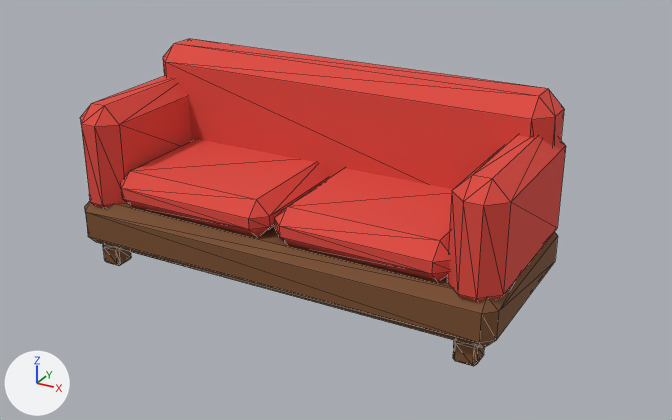
The glTF model Models/cinema_lobby/lobby_sofa.glb as it was, and as the next commit left it.
One viewpoint serves both versions: a 50 mm camera at (1.55, -2.65, 1.6) aimed at (0.09, 0.01, 0.28). Lighting does not change. The marker at lower left points along +X, +Y and +Z. The first picture is the older version. Mesh edges are drawn as thin lines. Vertices at exactly the same position are counted once.

Objects in the first picture: 'lobby_sofa'.
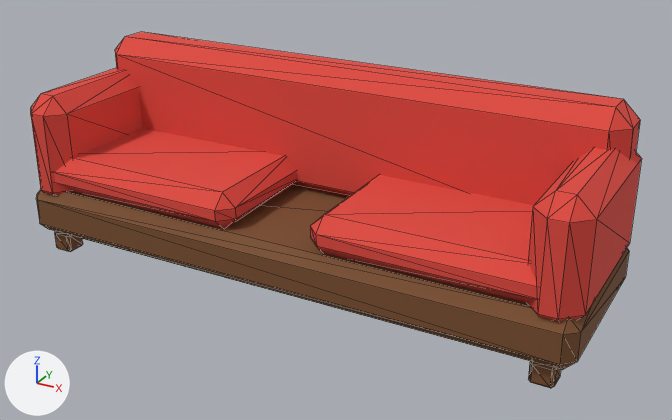
Changed parts and their boxes (x1, y1, x2, y2) in the pictures (672 x 420 px; the box of a moved part takes in the faces that stretch with it):
'lobby_sofa', reshaped (26% wider, 9% taller)
    before: (80, 39, 566, 366)
    after: (31, 32, 642, 388)
part 1 of me_lobby_sofa, moved or reshaped
    before: (103, 245, 131, 266)
    after: (55, 231, 83, 252)
part 2 of me_lobby_sofa, moved or reshaped
    before: (453, 340, 484, 366)
    after: (528, 361, 561, 388)
part 3 of me_lobby_sofa, moved or reshaped
    before: (85, 201, 558, 348)
    after: (36, 185, 629, 370)
part 4 of me_lobby_sofa, moved or reshaped
    before: (80, 76, 191, 208)
    after: (31, 68, 142, 195)
part 5 of me_lobby_sofa, moved or reshaped
    before: (447, 135, 566, 301)
    after: (527, 148, 642, 322)
part 6 of me_lobby_sofa, moved or reshaped (not visible afterwards)
    before: (121, 173, 129, 197)
part 7 of me_lobby_sofa, moved or reshaped
    before: (163, 44, 174, 76)
    after: (115, 37, 125, 69)
part 8 of me_lobby_sofa, moved or reshaped
    before: (122, 139, 328, 236)
    after: (54, 128, 296, 228)
part 9 of me_lobby_sofa, moved or reshaped
    before: (275, 207, 287, 237)
    after: (310, 216, 323, 245)
part 10 of me_lobby_sofa, moved or reshaped
    before: (165, 63, 426, 184)
    after: (116, 55, 461, 197)
part 11 of me_lobby_sofa, moved or reshaped
    before: (165, 39, 564, 189)
    after: (116, 32, 640, 205)
part 12 of me_lobby_sofa, moved or reshaped
    before: (279, 168, 453, 280)
    after: (316, 175, 538, 303)

Edits to the bpy script that builds the scene:
```text
Change me_lobby_sofa:
    used by ob_lobby_sofa; location = (0.0, 0.0, 0.0)
    remove me_lobby_sofa.from_pydata(...)  # 240 vertices, 440 faces; spans x -0.81..0.81, y -0.34..0.35, z 0.0..0.74
    add me_lobby_sofa.from_pydata(...)  # 240 vertices, 440 faces; spans x -1.06..1.06, y -0.34..0.35, z 0.0..0.74
    me_lobby_sofa part 1: the loose piece of 24 vertices spanning x -0.75..-0.67, y -0.3..-0.22, z 0.0..0.08 is moved by (-0.25, 0.0, 0.0)
    me_lobby_sofa part 2: the loose piece of 24 vertices spanning x 0.67..0.75, y -0.3..-0.22, z 0.0..0.08 is moved by (0.25, 0.0, 0.0)
    me_lobby_sofa part 3: the loose piece of 24 vertices spanning x -0.81..0.81, y -0.34..0.34, z 0.08..0.26 is scaled about its middle by (1.31, 1, 1)
    me_lobby_sofa part 4: the loose piece of 24 vertices spanning x -0.81..-0.63, y -0.33..0.33, z 0.2..0.62 is moved by (-0.24, 0.0, 0.0)
    me_lobby_sofa part 5: the loose piece of 24 vertices spanning x 0.63..0.81, y -0.33..0.33, z 0.2..0.62 is moved by (0.24, 0.0, 0.0)
    me_lobby_sofa part 6: 12 of the vertices in x -0.65..-0.6, y -0.32..0.24, z 0.25..0.39 are moved by (-0.35, 0.0, 0.0)
    me_lobby_sofa part 7: 6 of the vertices in x -0.79..-0.73, y 0.13..0.35, z 0.68..0.74 are moved by (-0.24, 0.0, 0.0)
    me_lobby_sofa part 8: all 12 vertices in x -0.06..-0.01, y -0.32..0.24, z 0.25..0.39 are moved by (-0.14, 0.0, 0.0)
    me_lobby_sofa part 9: all 12 vertices in x 0.01..0.06, y -0.32..0.24, z 0.25..0.39 are moved by (0.14, 0.0, 0.0)
    me_lobby_sofa part 10: 6 of the vertices in x 0.73..0.79, y 0.13..0.35, z 0.24..0.3 are moved by (0.24, 0.0, 0.0)
    me_lobby_sofa part 11: 6 of the vertices in x 0.73..0.79, y 0.13..0.35, z 0.68..0.74 are moved by (0.24, 0.0, 0.0)
    me_lobby_sofa part 12: 12 of the vertices in x 0.6..0.65, y -0.32..0.24, z 0.25..0.39 are moved by (0.35, 0.0, 0.0)
    other edits to the shape of me_lobby_sofa do not show in these pictures
```
